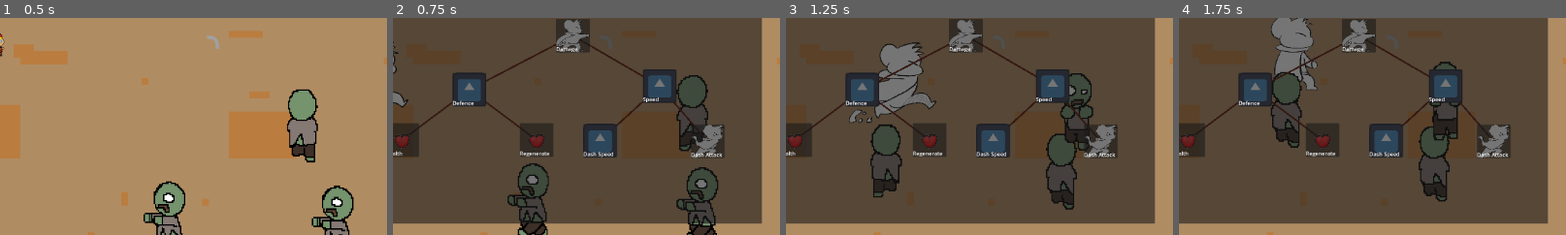
Above: before the commit, frames 1-4 (left to right).
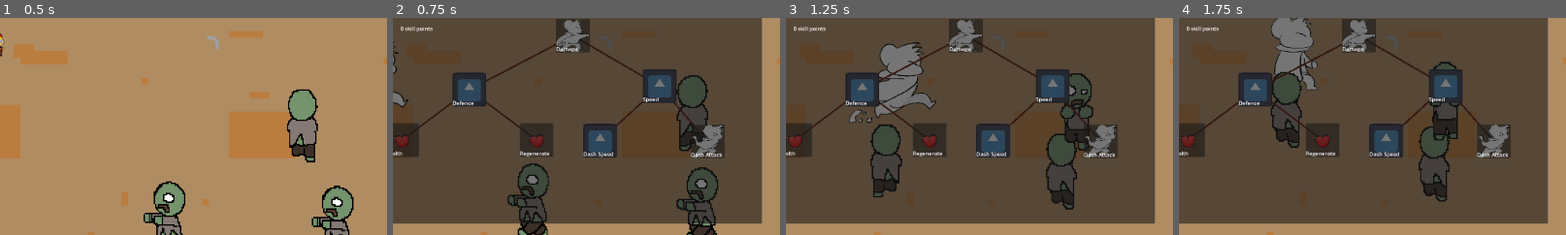
Above: after the commit, the same moments.

Repository: bcorrigall/ratknight
Game: Godot game, scene res://main.tscn
The game is run twice, just before and just after one commit, with the same random seed, the same clock (stepped at 60 frames per second) and the same inputs. The engine's default icon, where the game draws it, is replaced by a stand-in: a white triangle on a blue panel in a dark square.
Inputs (mouse positions are % of the whole screen's width and height, from its top left):
- Up to frame 1 (0.5 s): no input
- Up to frame 2 (0.75 s): move the mouse to (72, 45) at 0.52 s; hold Right (move_right) from 0.53 s (still down); hold L (level) from 0.53 s (still down)
- Up to frame 3 (1.25 s): keep holding Right (move_right); keep holding L (level)
- Up to frame 4 (1.75 s): release Right (move_right) at 1.25 s; release L (level) at 1.25 s; click "Damage" at 1.25 s
The pictures show only the part of the screen within x 28-78%, y 25-75%; the shares and areas given below are measured in that part.

Frame 1 is identical in both runs. In frame 2, 0.1% of the frame differs, in the area x 2-11%, y 3-7%; in frame 3, 0.1%; in frame 4, 0.1%.

Commit message:
skill points showing

Diff:
--- a/Skill.gd
+++ b/Skill.gd
@@ -24,7 +24,6 @@
 	pass
 
 func _on_pressed():
-	print(the_rat[0].skill_points)
 	if (!active and the_rat[0].skill_points >= skill_cost):
 		emit_signal("add_skill", skill_name)
 		the_rat[0].skill_points -= skill_cost
--- a/item.gd
+++ b/item.gd
@@ -29,14 +29,13 @@
 			print("healed")
 
 		if(type <= 2):
-			var weapon = get_node("../theRat/Weapon")
 			var timer = get_node("../theRat/Weapon/Damageboost")
-			weapon.damage += 25
+			the_rat.damage_bonus += 25
 			print("damage boost")
 			$BoostTimer.start(5)
 
 		queue_free()
 
 func _on_boost_timer_timeout():
-	var weapon = get_node("../theRat/Weapon")
-	weapon.damage -= 25
+	var the_rat = get_node("../theRat")
+	the_rat.damage_bonus -= 25
--- a/skill_tree.gd
+++ b/skill_tree.gd
@@ -1,14 +1,18 @@
 extends Control
 
 signal on_ready
+var the_rat
+@onready var skill_points = $SkillPoints
 
 # Called when the node enters the scene tree for the first time.
 func _ready():
+	the_rat = get_tree().get_nodes_in_group("player")
 	get_skill_buttons(self)
 	emit_signal("on_ready")
 
 # Called every frame. 'delta' is the elapsed time since the previous frame.
 func _process(delta):
+	skill_points.text = str(the_rat[0].skill_points) + " skill points"
 	if Input.is_action_pressed("level"):
 		if (visible == false):
 			visible = true
--- a/skill_tree.tscn
+++ b/skill_tree.tscn
@@ -124,3 +124,12 @@
 texture_normal = ExtResource("5_43j6v")
 skill_name = "Dash Attack"
 skill_cost = 6
+
+[node name="SkillPoints" type="RichTextLabel" parent="."]
+layout_mode = 0
+offset_left = 77.0
+offset_top = 55.0
+offset_right = 356.0
+offset_bottom = 115.0
+text = "0 level points"
+scroll_active = false
